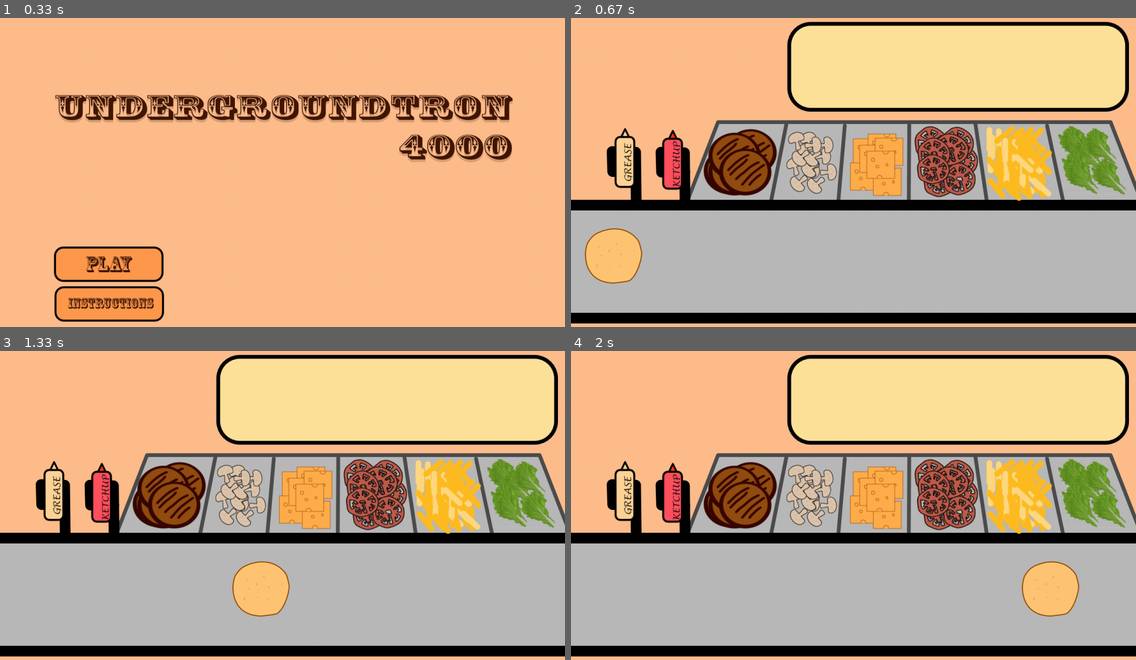
Above: before the commit, frames 1-4 (two rows, left to right).
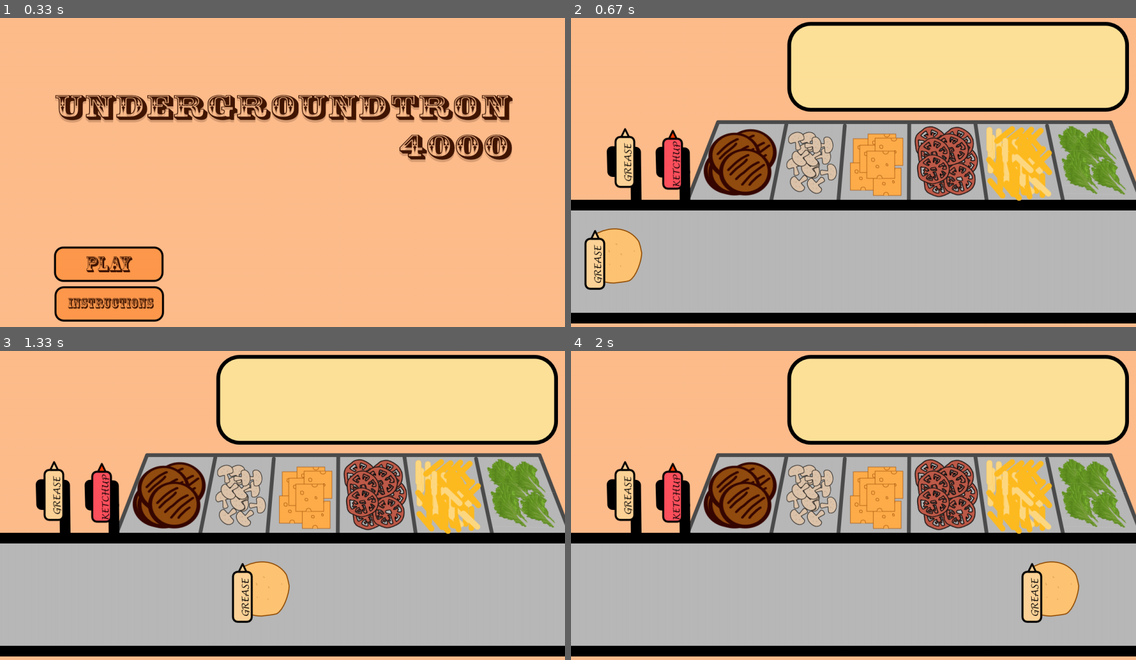
Above: after the commit, the same moments.

Repository: gorangor/fatmood
Game: pygame game, started from Conveyor.py
The game is run twice, just before and just after one commit, with the same random seed, the same clock (stepped at 60 frames per second) and the same inputs.
Inputs (mouse positions are in pixels of both pictures, inside the frame that each line leads up to):
- Up to frame 1 (0.33 s): no input
- Up to frame 2 (0.67 s): press the mouse at (678, 262) at 0.37 s; move the mouse to (774, 277) at 0.47 s; release the mouse at (870, 293) at 0.6 s
- Up to frame 3 (1.33 s): no input
- Up to frame 4 (2 s): no input

Frame 1 is identical in both runs. In frame 2, 0.7% of the frame differs, in the area x 2-7%, y 68-88%; in frame 3, 0.6%; in frame 4, 0.6%.

Commit message:
draws on top, everything except releasing and score

Diff:
--- a/dragstuff.py
+++ b/dragstuff.py
@@ -1,6 +1,7 @@
 # Goal is to make dragging ingredient, turning it upside down, and putting it on conveyer belt. Generate an image get filenmae for image, return an Iengredient(image)
 
 import pygame
+from foodClasses import *
 
 def IngredientclickedOn(event, data): # update the third to sixth ingredients w/
                                       # correct file name once completed
@@ -18,7 +19,7 @@
 
     elif 778 < pygame.mouse.get_pos()[0] < 912 and \
     270 < pygame.mouse.get_pos()[1] < 411:
-        return Ingredient("tomatoe.png")
+        return Ingredient("tomato.png")
 
     elif 942 < pygame.mouse.get_pos()[0] < 1081 and \
     270 < pygame.mouse.get_pos()[1] < 411:
--- a/foodClasses.py
+++ b/foodClasses.py
@@ -9,7 +9,7 @@
             self.recipe.append(Ingredient(ingr))
         # self.recipe = ingredients  # a list. can have repeats
         # ordered. must be put on in this order
-        self.ingredients = [self.recipe[0]]
+        self.ingredients = [self.recipe[0], self.recipe[1]]
         self.x = -100
         self.y = 550
         self.r = 66
@@ -47,6 +47,7 @@
     def __init__(self, img):
         self.name = img
         self.img = pygame.image.load(img)
+        self.r = 66
 
     def __eq__(self, other):
         if not isinstance(other, Ingredient):
--- a/pygamegame.py
+++ b/pygamegame.py
@@ -1,18 +1,21 @@
 import pygame
 from setup import *
 from foodClasses import *
+from dragstuff import *
 
 class PygameGame(object):
 
     def init(self):
-        self.burger = Food(["bun.png", "grease.png", "mushroom.png"])
+        pygame.font.init()
+        self.burger = Food(["bun.png", "greaseblob.png", "mushroom.png"])
         self.currFood = self.burger
         self.state = "homeScreen"
         self.bkg = bkg
         self.ingr = None
         self.toDraw = dict()
+        # self.toDraw["background"] = self.bkg
         self.toDraw[self.currFood] = self.currFood
-        print("burger: ", self.toDraw[self.currFood])
+        # print("burger: ", self.toDraw[self.currFood])
         self.score = 0
         self.bunSpeed = 15
 
@@ -30,25 +33,30 @@
                 screen.blit(self.bkg,(0,0))
 
         elif self.state == "play":
-            screen.blit(bun,(0,0))
-            screen.blit(patty,(0,0))
-            screen.blit(mRoom,(10,10))
+            # screen.blit(bun,(0,0))
+            # screen.blit(patty,(0,0))
+            # screen.blit(mRoom,(10,10))
+            pass
 
     def mouseReleased(self, x, y):
         if self.ingr == None:
             return
         currFood = self.burger  #TODO generalize
-        currIngr = currFood.ingredients[-1]
-        r = currIngr.r
-        ingX = currIngr.x
-        ingY = currIngr.y
+        i = len(currFood.ingredients)
+        currIngr = currFood.recipe[i]
+        r = currFood.r
+        ingX = currFood.x
+        ingY = currFood.y
         if ingX - r < x < ingX + r and ingY - r < y < ingY + r:
+            print("HELL YEAH")
             # drop it like it's hot
             # make sure it's the right ingredient:
             if currIngr == self.ingr:  # else you done fucked up
                 self.currFood.ingredients.append(self.ingr)
+            del self.toDraw[self.ingr]
             self.ingr = None
             return
+        del self.toDraw[self.ingr]
         self.ingr = None
 
     def mouseMotion(self, x, y):
@@ -56,10 +64,11 @@
 
     def mouseDrag(self, x, y):
         if self.ingr == None:
-            self.ingr = getIngrClick(x, y)
+            self.ingr = IngredientclickedOn(None, None)
+            # getIngrClick(x, y)
             if self.ingr == None:
                 return  # no ingr clicked on
-        self.toDraw[self.ingr] = (self.ingr, (x, y))
+        self.toDraw[self.ingr] = (self.ingr.name, (x, y))
         # self.ingr.draw(x, y)
 
 
@@ -73,16 +82,35 @@
         pass
 
     def redrawAll(self, screen):
-        print(self.toDraw)
+        # print(self.toDraw)
+        peachColor = (255, 189,140)
+        screen.fill(peachColor)
         for item in self.toDraw:
-            print(item)
+            # print(item)
             if not isinstance(self.toDraw[item], tuple):
                 # has its own draw function
                 item.draw()
             else:
                 img = self.toDraw[item][0]
+                if type(img) == str: img = pygame.image.load(img)
                 coords = self.toDraw[item][1]
                 screen.blit(img, coords)
+        if self.state == "play":
+            self.burger.draw()
+            self.burger.move(self.bunSpeed, 0)
+            if self.burger.x >= 1350:
+                if self.burger.ingredients == self.burger.recipe:
+                    self.score += 1
+                    self.bunSpeed += 2
+                self.burger.draw()
+                self.burger.ingredients = [self.burger.recipe[0]]
+                self.burger.x = -100
+        # self.toDraw[self.ingr] = (self.ingr.name, (x, y))
+        # draw draggable last:
+        if self.ingr == None: return
+        img = pygame.image.load(self.ingr.name)
+        screen.blit(img, coords)
+        # screen.draw.text("Score: " + str(self.score), (400, 400), color="black")
 
     def isKeyPressed(self, key):
         ''' return whether a specific key is being held '''
@@ -110,7 +138,7 @@
         self.init()
         # screen.blit(self.bkg,(0,0))
         self.toDraw[bkg] = (self.bkg,(0,0))  # NOT THE PROBLEM
-        print("should be a tuple: ", self.toDraw[bkg])
+        # print("should be a tuple: ", self.toDraw[bkg])
         playing = True
         while playing:
             time = clock.tick(self.fps)
@@ -136,16 +164,6 @@
                 elif event.type == pygame.QUIT:
                     playing = False
             self.redrawAll(screen)
-            if self.state == "play":
-                self.burger.draw()
-                self.burger.move(self.bunSpeed, 0)
-                if self.burger.x >= 1350:
-                    if self.burger.ingredients == self.burger.recipe:
-                        self.score += 1
-                        self.bunSpeed += 2
-                    self.burger.draw()
-                    self.burger.ingredients = [self.burger.recipe[0]]
-                    self.burger.x = -100
             pygame.display.flip()
         pygame.quit()
 
